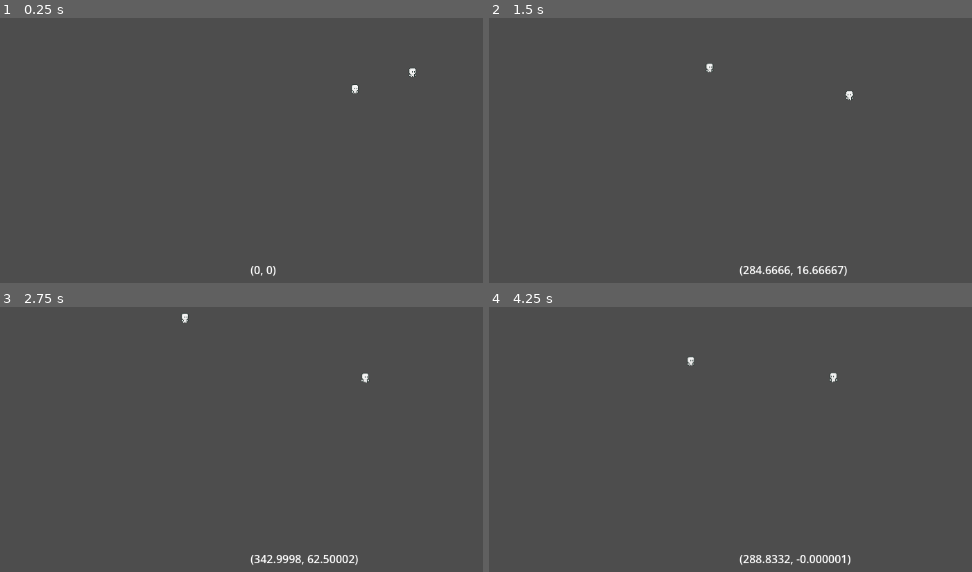
Above: before the commit, frames 1-4 (two rows, left to right).
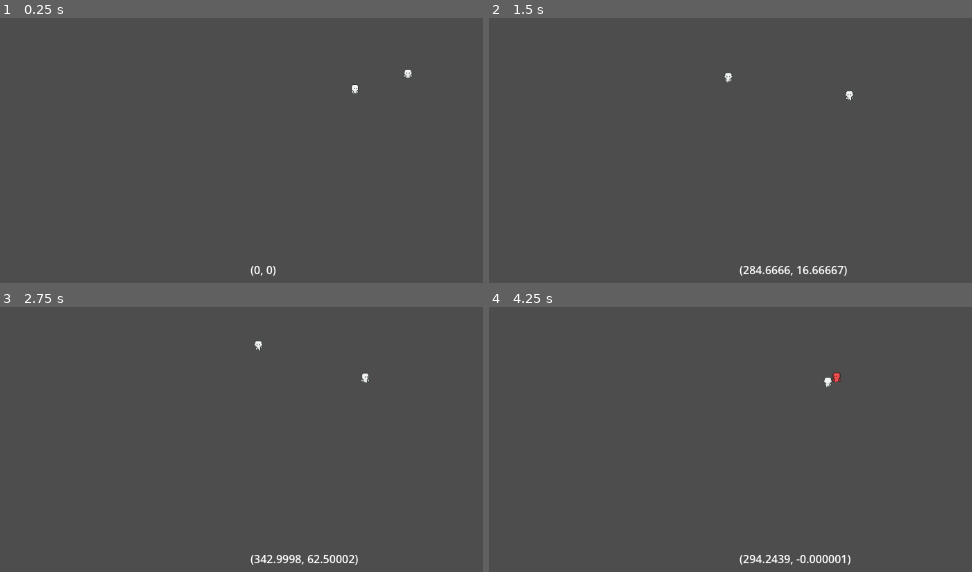
Above: after the commit, the same moments.

Repository: wilmercp28/CoRE-Project-Game
Game: Godot game, scene res://Scenes/game.tscn
Same seed, same stepped clock (60 frames per second), same inputs: the game is played once before the commit and once after it.
Inputs:
- Up to frame 1 (0.25 s): no input
- Up to frame 2 (1.5 s): tap Enter (ui_accept) at 0.5, 0.77 s; hold Right (ui_right) 0.53-1.28 s; hold Down (ui_down) from 1.28 s (still down)
- Up to frame 3 (2.75 s): tap Enter (ui_accept) at 1.52 s; release Down (ui_down) at 2.03 s; hold Right (ui_right) from 2.03 s (still down)
- Up to frame 4 (4.25 s): release Right (ui_right) at 2.78 s; hold Up (ui_up) 2.78-3.53 s; tap Enter (ui_accept) at 3.02, 3.77 s; hold Left (ui_left) from 3.53 s (still down)

The runs differ from the first frame. In frame 1, less than 0.1% of the frame differs, in the area x 83-87%, y 18-23%; in frame 2, less than 0.1%; in frame 3, less than 0.1%; in frame 4, 0.3%, in the area x 40-73%, y 18-97%.

Commit message:
Timer Fixing

Diff:
--- a/Scenes/Enemy Types/enemy_melee_1.tscn
+++ b/Scenes/Enemy Types/enemy_melee_1.tscn
@@ -435,9 +435,20 @@
 [sub_resource type="RectangleShape2D" id="RectangleShape2D_btdlg"]
 size = Vector2(12, 16)
 
-[node name="Enemy_Melee_1" type="CharacterBody2D" groups=["enemy"]]
+[sub_resource type="CircleShape2D" id="CircleShape2D_l2dan"]
+
+[sub_resource type="CircleShape2D" id="CircleShape2D_2yxuj"]
+
+[node name="Enemy_Melee_1" type="CharacterBody2D" node_paths=PackedStringArray("hit_box", "range") groups=["enemy"]]
 motion_mode = 1
 script = ExtResource("1_3yvjh")
+target_group = "player"
+health = 20
+hit_box = NodePath("Hit_Box")
+range = NodePath("Range")
+max_speed = 40.0
+acceleration = 2.0
+dash_speed = 100
 
 [node name="sprite" type="AnimatedSprite2D" parent="."]
 sprite_frames = SubResource("SpriteFrames_7vixy")
@@ -447,3 +458,19 @@
 
 [node name="CollisionShape2D" type="CollisionShape2D" parent="."]
 shape = SubResource("RectangleShape2D_btdlg")
+
+[node name="Dash_Timer" type="Timer" parent="."]
+
+[node name="Attack_Timer" type="Timer" parent="."]
+
+[node name="Hit_Box" type="Area2D" parent="."]
+
+[node name="CollisionShape2D" type="CollisionShape2D" parent="Hit_Box"]
+shape = SubResource("CircleShape2D_l2dan")
+
+[node name="Range" type="Area2D" parent="."]
+
+[node name="CollisionShape2D" type="CollisionShape2D" parent="Range"]
+shape = SubResource("CircleShape2D_2yxuj")
+
+[connection signal="body_entered" from="Hit_Box" to="." method="_on_hit_box_body_entered"]
--- a/Scenes/player.tscn
+++ b/Scenes/player.tscn
@@ -437,7 +437,7 @@
 
 [sub_resource type="CircleShape2D" id="CircleShape2D_rlheg"]
 
-[node name="Player" type="CharacterBody2D" node_paths=PackedStringArray("hit_box")]
+[node name="Player" type="CharacterBody2D" node_paths=PackedStringArray("hit_box") groups=["player"]]
 motion_mode = 1
 script = ExtResource("1_dvkjk")
 target_group = "enemy"
--- a/Scripts/Enemy_Melee_1.gd
+++ b/Scripts/Enemy_Melee_1.gd
@@ -1 +1,17 @@
 extends Entity
+
+var player: Node
+
+
+func _ready():
+	player = get_node("/root/Game/Player")
+
+
+func _physics_process(delta):
+	if global_position.distance_to(player.global_position) > 20:
+		direction = (player.global_position - global_position).normalized()
+	else: direction = Vector2.ZERO
+	move(delta)
+	check_for_enemies()
+	if closets_enemy != null:
+		if can_attack:do_melee_attack()
--- a/Scripts/Entity.gd
+++ b/Scripts/Entity.gd
@@ -11,7 +11,9 @@
 var base_fire_rate_multiplayer = 1.0
 var base_movement_speed_multiplayer = 1.0
 var damage_reduction = 0.0
+var base_attack_rate_multiplayer = 1.0
 @export var hit_box:Area2D
+@export var range:Area2D
 
  #Directions
 var direction: Vector2
@@ -25,7 +27,7 @@
 # Dash
 @export var dash_speed:int
 var dash_on_cooldown:bool
-var dash_timer: Timer
+@onready var dash_timer: Timer = Timer.new()
 @export var dash_duration:float = 0.1
 @export var dash_cooldown:int = 5
 var is_dashing = false
@@ -36,19 +38,29 @@
 @export var health_label:Label
 @export var entity_sprite:AnimatedSprite2D
 
+# Enemy Damaging/Targeting
+var enemies_inside_range = []
+var closets_enemy = null
+@onready var attack_timer: Timer = Timer.new()
+var can_attack = true
+
 #PreLoads
 var dash_smoke = preload("res://Scenes/Effects/Smoke.tscn")
 var dash_smoke2 = preload("res://Scenes/Effects/smoke_2.tscn")
 
 func _ready():
+	attack_timer.one_shot = true
+	dash_timer.one_shot = true
+	add_child(dash_timer)
+	add_child(attack_timer)
+	attack_timer.timeout.connect(_on_attack_timer_timeout)
 	max_health = health
 	direction = Vector2.ZERO
 	last_direction = direction
-	dash_timer = Timer.new()
-	add_child(dash_timer)
 	dash_timer.timeout.connect(_on_dash_timer_timeout)
 
 func move(delta):
+	print(attack_timer.time_left)
 	if direction == Vector2.ZERO:
 		current_speed -= acceleration * base_movement_speed_multiplayer
 		current_speed = clamp(current_speed,0,max_speed * base_movement_speed_multiplayer)
@@ -121,3 +133,33 @@
 func remove_entity():
 	var tween = get_tree().create_tween()
 	tween.tween_callback(queue_free).set_delay(2)
+
+func check_for_enemies():
+	var enemies = range.get_overlapping_bodies()
+	for enemy in enemies:
+		if enemy.is_in_group(target_group):
+			enemies_inside_range.append(enemy)
+	closets_enemy = get_closest_enemy()
+	enemies_inside_range = []
+
+func get_closest_enemy():
+	if enemies_inside_range.is_empty():
+		return null
+	else:
+		for enemy in enemies_inside_range:
+			closets_enemy = enemies_inside_range[0]
+			var enemy_distance = global_position.distance_to(enemy.global_position)
+			var closest_enemy_distance = global_position.distance_to(closets_enemy.global_position)
+			if enemy_distance < closest_enemy_distance:
+				closets_enemy = enemy
+		return closets_enemy
+
+
+func do_melee_attack():
+	closets_enemy.apply_damage(1 * base_damage_multiplayer)
+	can_attack = false
+	attack_timer.start(1)
+
+func _on_attack_timer_timeout():
+	print("attack resset")
+	can_attack = true
Not shown: 1 places in Scenes/Enemy Types/enemy_melee_1.tscn that only renumber resources
